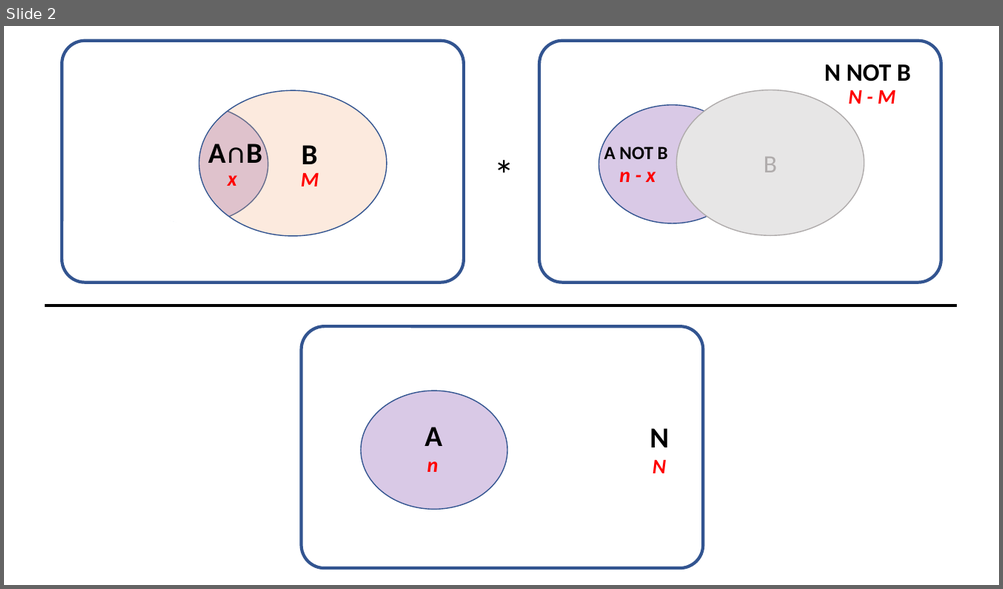
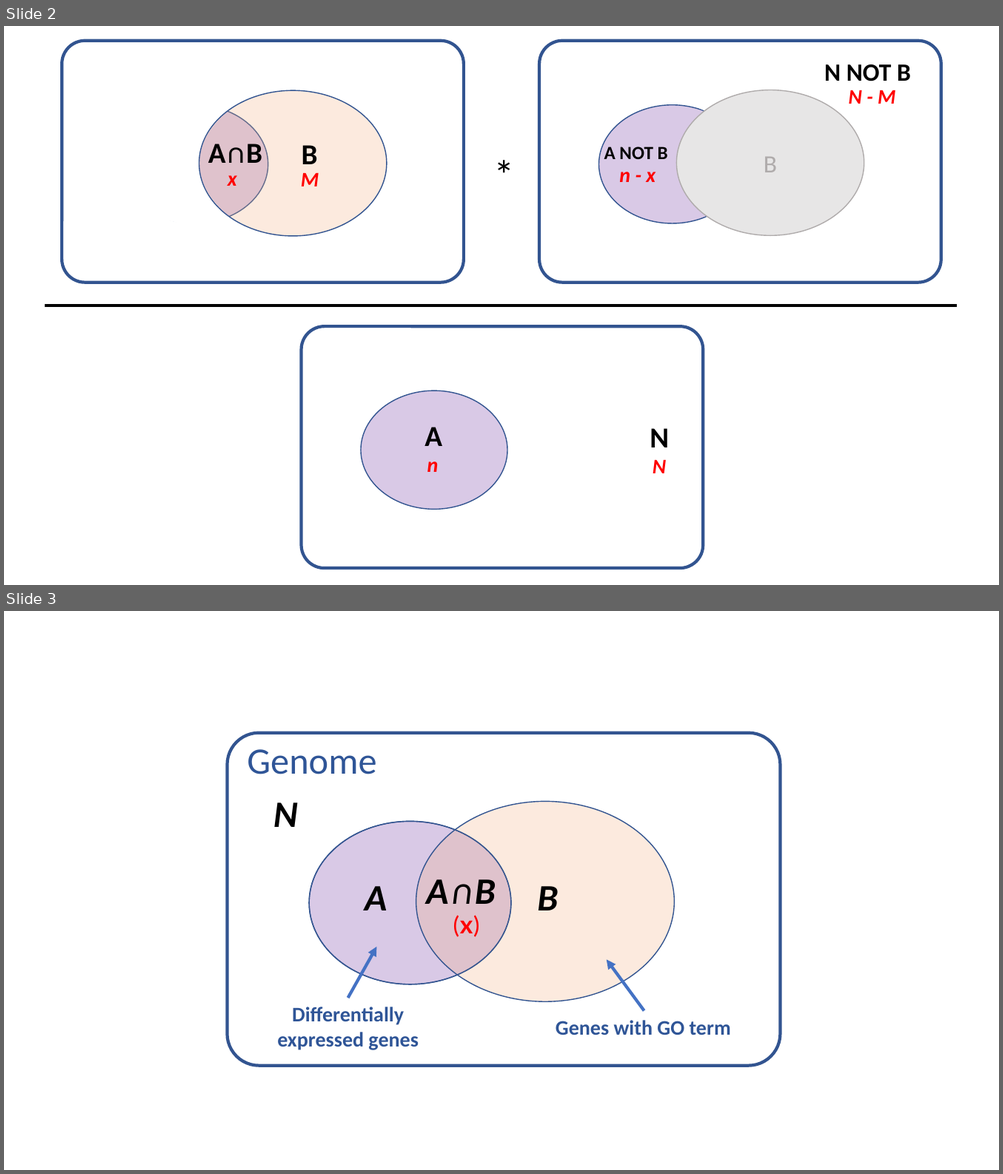
Before and after one commit to bsierieb1/xdasi-bio-2021-archive, a slide deck: docs/syllabus/week_07_Fishers_OR_Normal/Class2/Images/hypergeometric.pptx. Shown one above the other, each under a label of ours: slide 2 before the commit, slides 2 and 3 after it. The pictures are 1003x589 and 1003x1174 pixels, drawn with LibreOffice and Linux fonts; fonts in the diff are those of the drawing. Boxes give left, top, right and bottom in pixels: in the first picture for what was removed or moved away, otherwise in the second. Text is boxed around its words. In the diff, an @@ line names an element or a change of style, - is before the commit and + after.

```diff
--- a/docs/syllabus/week_07_Fishers_OR_Normal/Class2/Images/hypergeometric.pptx
+++ b/docs/syllabus/week_07_Fishers_OR_Normal/Class2/Images/hypergeometric.pptx
@@ slide 3 added at bbox=[4, 611, 999, 1170], background #FFFFFF @@
@@ group added at bbox=[227, 732, 780, 1065]: 8 texts, 3 ellipses, 2 arrows, 1 rounded rectangle @@
+Genome
+N
+A∩B
+B
+A
+(x)
+Differentially
+expressed genes
+Genes with GO term
```
Also in this commit, not shown: 1 other slide added, 11 other files.
